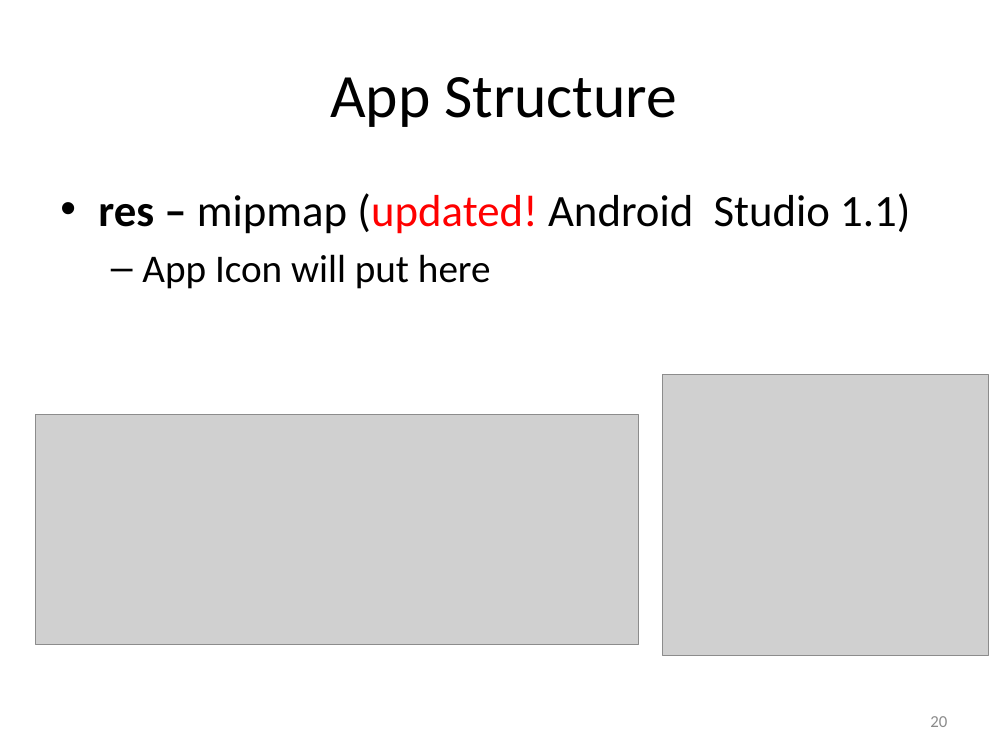
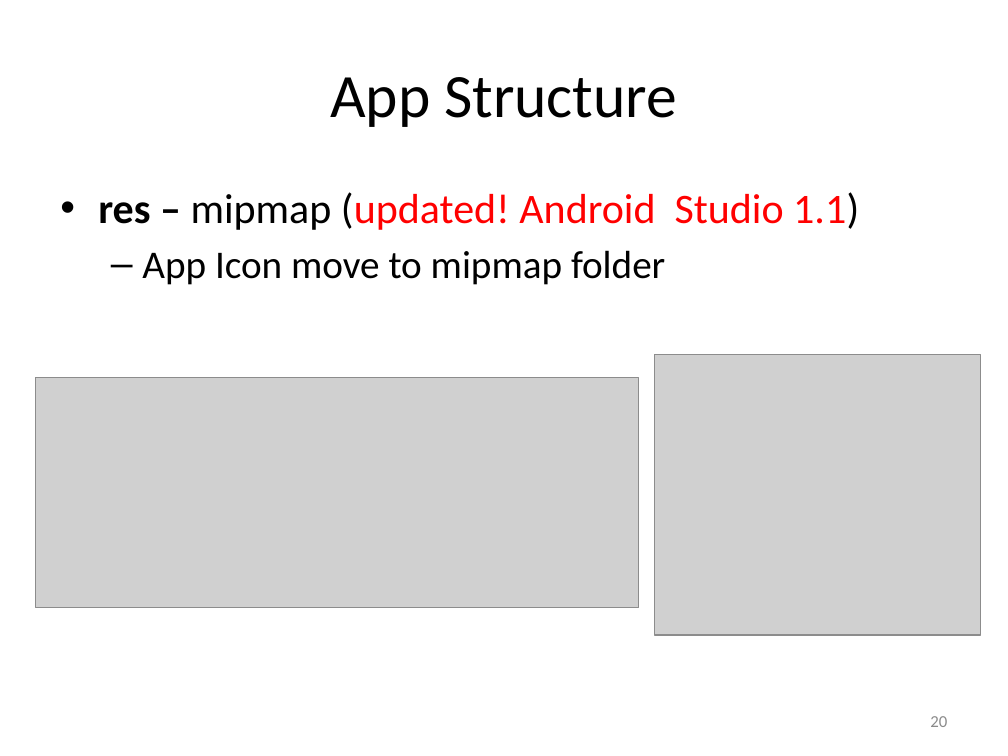
Before and after one commit to hs9021401/FIT_Android, a slide deck: slide 20 of The introduction of Android.pptx. Drawn at 1008x756 pixels with LibreOffice and Linux fonts; fonts in the diff are those of the drawing; grey boxes stand for pictures. Boxes give left, top, right and bottom in pixels: in the first picture for what was removed or moved away, otherwise in the second. Text is boxed around its words. In the diff, an @@ line names an element or a change of style, - is before the commit and + after.

```diff
--- a/The introduction of Android.pptx
+++ b/The introduction of Android.pptx
@@ text at [98,192,859,230]: size 32 to 30 pt in "res – mipmap (updated! Android Studio 1.1)"; text colour #000000 to #FF0000 in "Android Studio 1.1)" @@
@@ text at [142,250,665,285]: text changed @@
-  – App Icon will put here
+  – App Icon move to mipmap folder
@@ picture: place and size @@
-picture at [662,375,988,656]
+picture at [655,354,981,635]
@@ picture: place and size @@
-picture at [35,414,638,644]
+picture at [35,378,638,608]
```
Also in this commit, not shown: 27 other slides changed, 29 other files.
